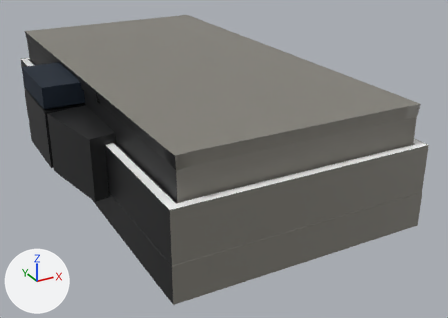
One commit to the FBX model Assets/Art/Command/MissionControl.fbx: the scene before it, then after it.
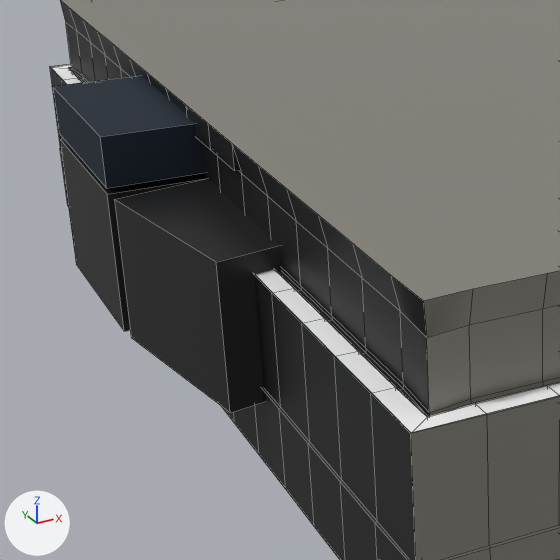
Each version is shown whole from a 50 mm camera at (-1.74, -3.09, 1.75) aimed at (0.1, 0.24, 0.08), then close up on the part from 0% to 52% of the width and 10% to 83% of the height. Arrows for +X, +Y and +Z are at lower left; the lights stay in place. The close-ups show mesh edges as thin lines. Where no turn or scale is listed for an object, it has been applied to the vertices. Vertices at the same position are counted once.

The first close-up shows 'lights', 'miConSign', 'room'.
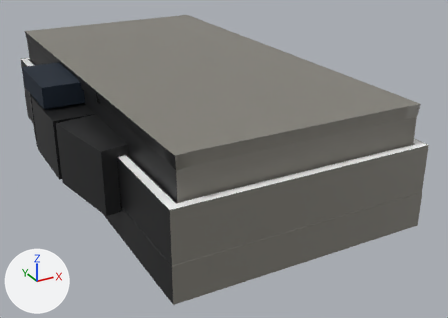
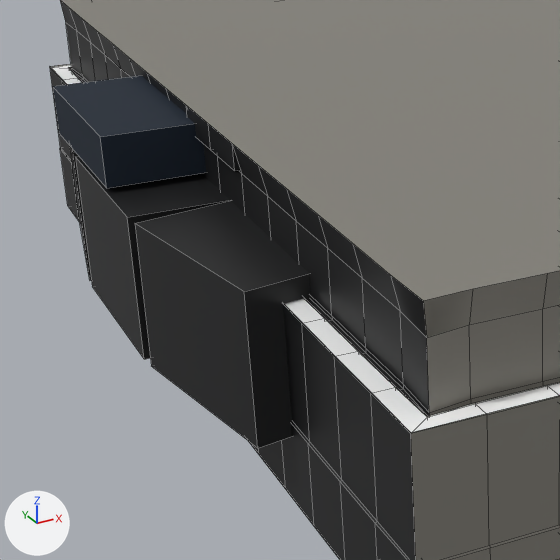
Pixel boxes (x1, y1, x2, y2) of what changed, in the close-ups (560 x 560 px; the box of a moved part takes in the faces that stretch with it):
part 1 of me_mesh_031, moved or reshaped: before (53, 84, 67, 138); after (69, 145, 91, 281)
part 2 of me_mesh_031, moved or reshaped: before (59, 138, 207, 331); after (75, 156, 230, 359)
part 3 of me_mesh_031, moved or reshaped: before (114, 179, 281, 413); after (135, 201, 311, 448)

Patch to the scene script:
```diff
--- a/Assets/Art/Command/MissionControl.fbx.py
+++ b/Assets/Art/Command/MissionControl.fbx.py
@@ me_mesh_031 @@
 me_mesh_031.from_pydata(...)  # 737 vertices, 653 faces; spans x -0.85..0.85, y -1.45..1.45, z -0.36..0.36
 # used by ob_room; location = (-0.15, 0.514, 0.358)
+# me_mesh_031 part 1: the loose piece of 8 vertices spanning x -0.83..-0.49, y 0.45..1.01, z -0.18..0.18 is moved by (-0.01, -0.19, 0.0)
+# me_mesh_031 part 2: the loose piece of 8 vertices spanning x -0.85..-0.59, y -0.07..0.45, z -0.18..0.18 is moved by (0.0, -0.19, 0.0)
+# me_mesh_031 part 3: the loose piece of 8 vertices spanning x -0.84..-0.5, y -0.62..-0.07, z -0.18..0.18 is moved by (0.0, -0.19, 0.0)
 me_mesh_031.materials.append(mat_wall_dark)
```
